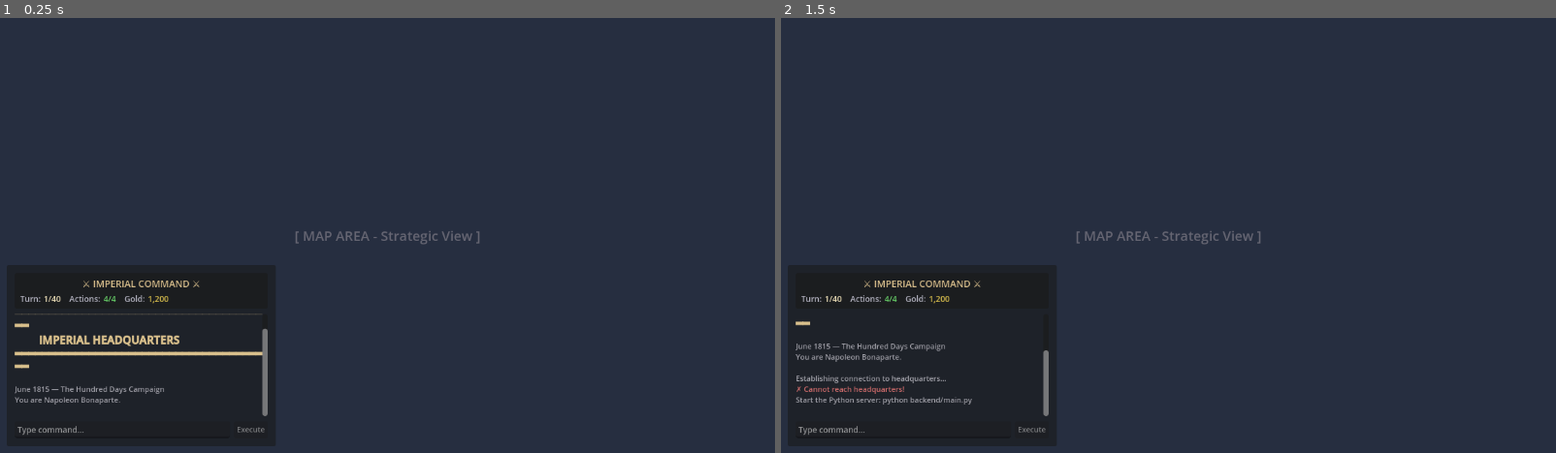
Above: before the commit, frames 1-2 (left to right).
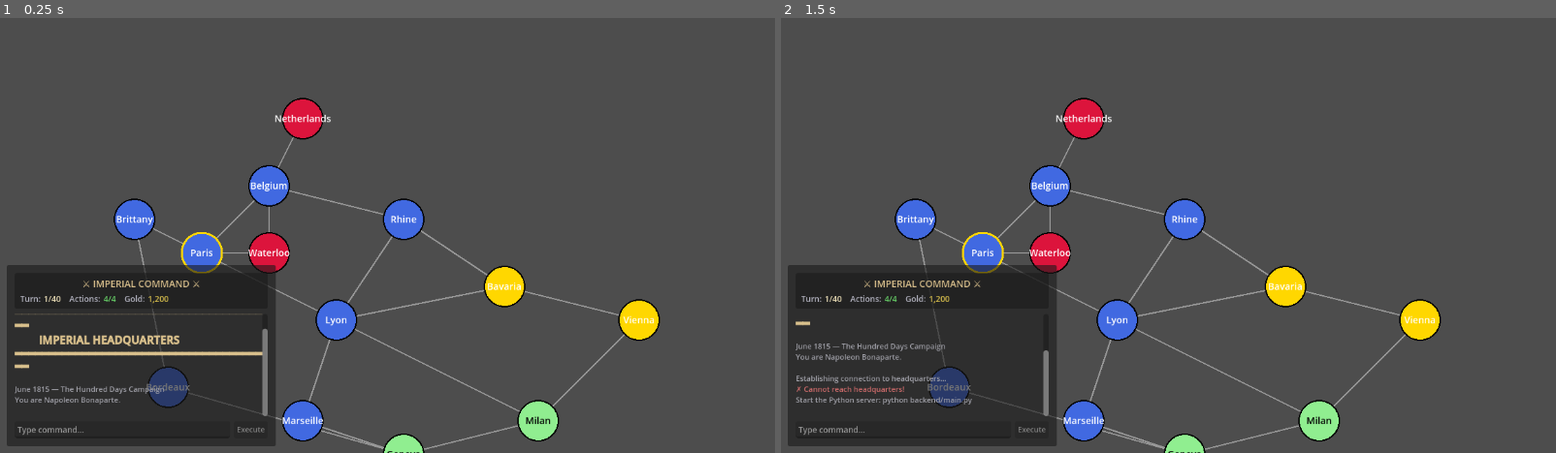
Above: after the commit, the same moments.

Repository: mitchsuch-star/project-sovereign-map
Game: Godot game, scene res://scenes/main.tscn
The game is run twice, just before and just after one commit, with the same random seed, the same clock (stepped at 60 frames per second) and the same inputs.
Inputs (mouse positions are in pixels of both pictures, inside the frame that each line leads up to):
- Up to frame 1 (0.25 s): no input
- Up to frame 2 (1.5 s): tap Enter at 0.5 s; move the mouse to (1339, 213) at 0.52 s; click (1339, 213) at 0.67 s; tap Space at 1.25 s; move the mouse to (1013, 257) at 1.27 s; click (1013, 257) at 1.42 s

The runs differ from the first frame. In frame 1, 86% of the frame differs, in the area x 0-100%, y 0-100%; in frame 2, 86%.

Commit message:
✅ WHAT'S WORKING NOW
✅ Combat system (casualties persist)
✅ Marshal switching (Grouchy → Ney when weak)
✅ Dead marshal removal
✅ Action economy (4 actions per turn)
✅ Turn progression with income
✅ Gold and recruitmen

Diff:
--- a/godot-client/project-sovereign/scenes/main.tscn
+++ b/godot-client/project-sovereign/scenes/main.tscn
@@ -1,6 +1,7 @@
-[gd_scene load_steps=2 format=3 uid="uid://dtnggwknbevpq"]
+[gd_scene load_steps=3 format=3 uid="uid://dtnggwknbevpq"]
 
 [ext_resource type="Script" uid="uid://da850in6tytof" path="res://scripts/main.gd" id="1_o5qli"]
+[ext_resource type="Script" uid="uid://cokv8mfurgw45" path="res://scenes/map.gd" id="2_0wfyh"]
 
 [node name="Control" type="Control"]
 layout_mode = 3
@@ -11,32 +12,14 @@
 grow_vertical = 2
 script = ExtResource("1_o5qli")
 
-[node name="MapArea" type="ColorRect" parent="."]
+[node name="MapArea" type="Control" parent="."]
 layout_mode = 1
 anchors_preset = 15
 anchor_right = 1.0
 anchor_bottom = 1.0
 grow_horizontal = 2
 grow_vertical = 2
-color = Color(0.15, 0.18, 0.25, 1)
-
-[node name="MapPlaceholder" type="Label" parent="MapArea"]
-layout_mode = 1
-anchors_preset = 8
-anchor_left = 0.5
-anchor_top = 0.5
-anchor_right = 0.5
-anchor_bottom = 0.5
-offset_left = -100.0
-offset_top = -14.0
-offset_right = 100.0
-offset_bottom = 14.0
-grow_horizontal = 2
-grow_vertical = 2
-theme_override_colors/font_color = Color(0.4, 0.4, 0.45, 1)
-theme_override_font_sizes/font_size = 20
-text = "[ MAP AREA - Strategic View ]"
-horizontal_alignment = 1
+script = ExtResource("2_0wfyh")
 
 [node name="BottomLeftUI" type="PanelContainer" parent="."]
 layout_mode = 1
--- /dev/null
+++ b/godot-client/project-sovereign/scenes/map.gd
@@ -0,0 +1,165 @@
+extends Control
+
+# Region positions from SVG map
+const REGION_POSITIONS = {
+	"Paris": Vector2(300, 350),
+	"Belgium": Vector2(400, 250),
+	"Netherlands": Vector2(450, 150),
+	"Waterloo": Vector2(400, 350),
+	"Rhine": Vector2(600, 300),
+	"Bavaria": Vector2(750, 400),
+	"Vienna": Vector2(950, 450),
+	"Lyon": Vector2(500, 450),
+	"Marseille": Vector2(450, 600),
+	"Geneva": Vector2(600, 650),
+	"Milan": Vector2(800, 600),
+	"Brittany": Vector2(200, 300),
+	"Bordeaux": Vector2(250, 550)
+}
+
+# Region adjacencies (from region.py)
+const REGION_CONNECTIONS = {
+	"Paris": ["Belgium", "Brittany", "Lyon"],
+	"Belgium": ["Paris", "Netherlands", "Waterloo", "Rhine"],
+	"Netherlands": ["Belgium"],
+	"Waterloo": ["Belgium", "Paris"],
+	"Rhine": ["Belgium", "Bavaria", "Lyon"],
+	"Bavaria": ["Rhine", "Vienna", "Lyon"],
+	"Vienna": ["Bavaria", "Milan"],
+	"Lyon": ["Paris", "Rhine", "Bavaria", "Marseille", "Milan"],
+	"Milan": ["Lyon", "Vienna", "Geneva"],
+	"Marseille": ["Lyon", "Geneva"],
+	"Geneva": ["Marseille", "Milan", "Bordeaux"],
+	"Brittany": ["Paris", "Bordeaux"],
+	"Bordeaux": ["Brittany", "Geneva"]
+}
+
+# Color scheme
+const COLORS = {
+	"France": Color(0.255, 0.412, 0.882),  # Royal Blue
+	"Britain": Color(0.863, 0.078, 0.235),  # Crimson
+	"Austria": Color(1.0, 0.843, 0.0),      # Gold
+	"Neutral": Color(0.565, 0.933, 0.565),  # Light Green
+	"connection": Color(0.6, 0.6, 0.6)      # Gray
+}
+
+# Current region states (updated from backend)
+var region_controllers = {}
+var region_marshals = {}
+
+func _ready():
+	# Initialize with starting state
+	_initialize_map()
+	queue_redraw()
+
+func _initialize_map():
+	"""Set up initial region ownership."""
+	# Starting controllers (from backend)
+	region_controllers = {
+		"Paris": "France",
+		"Belgium": "France",
+		"Lyon": "France",
+		"Marseille": "France",
+		"Brittany": "France",
+		"Bordeaux": "France",
+		"Rhine": "France",
+		"Netherlands": "Britain",
+		"Waterloo": "Britain",
+		"Bavaria": "Austria",
+		"Vienna": "Austria",
+		"Milan": "Neutral",
+		"Geneva": "Neutral"
+	}
+
+func _draw():
+	"""Draw the entire map."""
+	# Draw connections first (so they're behind regions)
+	_draw_connections()
+
+	# Draw regions
+	_draw_regions()
+
+func _draw_connections():
+	"""Draw lines showing region adjacencies."""
+	var drawn_connections = []
+
+	for region in REGION_CONNECTIONS:
+		var start_pos = REGION_POSITIONS[region]
+
+		for adjacent in REGION_CONNECTIONS[region]:
+			# Avoid drawing same connection twice
+			var connection_key = [region, adjacent]
+			connection_key.sort()
+			var connection_str = str(connection_key)
+
+			if connection_str in drawn_connections:
+				continue
+
+			var end_pos = REGION_POSITIONS[adjacent]
+			draw_line(start_pos, end_pos, COLORS["connection"], 2.0)
+			drawn_connections.append(connection_str)
+
+func _draw_regions():
+	"""Draw all regions as circles."""
+	for region_name in REGION_POSITIONS:
+		var pos = REGION_POSITIONS[region_name]
+		var controller = region_controllers.get(region_name, "Neutral")
+		var color = COLORS.get(controller, COLORS["Neutral"])
+
+		# Draw circle
+		draw_circle(pos, 30, color)
+
+		# Draw border
+		if region_name == "Paris":
+			# Capital gets gold border
+			draw_arc(pos, 30, 0, TAU, 32, COLORS["Austria"], 3.0)
+		else:
+			draw_arc(pos, 30, 0, TAU, 32, Color.BLACK, 2.0)
+
+		# Draw label (region name)
+		var font = ThemeDB.fallback_font
+		var font_size = 14
+		var text_size = font.get_string_size(region_name, HORIZONTAL_ALIGNMENT_CENTER, -1, font_size)
+		draw_string(font, pos - Vector2(text_size.x / 2, -5), region_name, HORIZONTAL_ALIGNMENT_CENTER, -1, font_size, Color.WHITE if controller != "Neutral" else Color.BLACK)
+
+func _gui_input(event):
+	"""Handle clicks on regions."""
+	if event is InputEventMouseButton and event.pressed and event.button_index == MOUSE_BUTTON_LEFT:
+		var click_pos = event.position
+
+		# Check which region was clicked
+		for region_name in REGION_POSITIONS:
+			var region_pos = REGION_POSITIONS[region_name]
+			var distance = click_pos.distance_to(region_pos)
+
+			if distance <= 30:  # Within region circle
+				_on_region_clicked(region_name)
+				break
+
+func _on_region_clicked(region_name: String):
+	"""Handle region click."""
+	print("Clicked region: ", region_name)
+	# TODO: Emit signal to main script
+	# emit_signal("region_selected", region_name)
+
+func update_region(region_name: String, controller: String, marshal: String = ""):
+	"""Update a region's state (called from backend response)."""
+	if region_name in REGION_POSITIONS:
+		region_controllers[region_name] = controller
+
+		if marshal:
+			region_marshals[region_name] = marshal
+		elif region_name in region_marshals:
+			region_marshals.erase(region_name)
+
+		queue_redraw()
+
+func update_all_regions(map_data: Dictionary):
+	"""Update all regions from backend map data."""
+	for region_name in map_data:
+		var data = map_data[region_name]
+		update_region(
+			region_name,
+			data.get("controller", "Neutral"),
+			data.get("marshal", "")
+		)
--- a/godot-client/project-sovereign/scripts/main.gd
+++ b/godot-client/project-sovereign/scripts/main.gd
@@ -171,7 +171,15 @@
 	# Determine event type for coloring
 	var event_type = ""
 	if events.size() > 0:
-		event_type = events[0].get("type", "")
+		var event = events[0]
+		if event.get("marshal_switched", false):
+			# Split message at double newline
+			var parts = message.split("\n\n", true, 1)
+			if parts.size() == 2:
+				 # Color explanation differently
+				add_output("[color=#" + COLOR_INFO + "]" + parts[0] + "[/color]")
+				add_output("")
+				message = parts[1]  # Rest of message
 
 	# Color based on event type
 	match event_type:
Not shown, added: godot-client/project-sovereign/scenes/map.gd.uid
Not shown, changed: backend/commands/executor.py
Not shown, changed: backend/full_game.py
Not shown, changed: backend/game_logic/combat.py
Not shown, changed: backend/main.py
Not shown, changed: backend/models/marshal.py
Not shown, changed: backend/models/world_state.py
